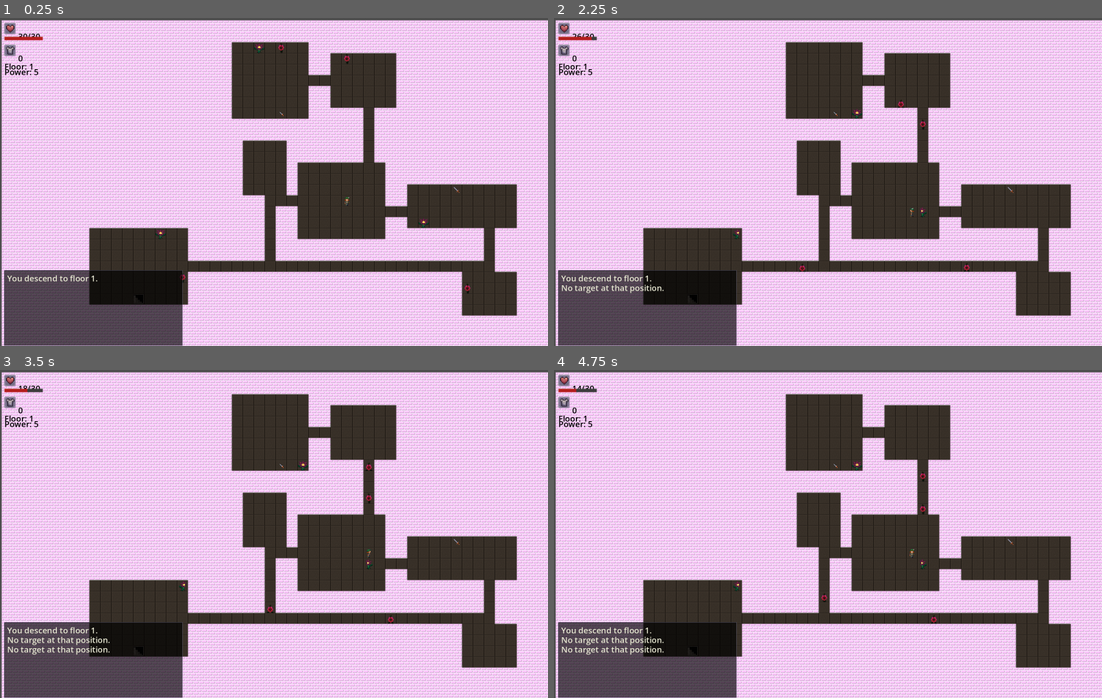
Above: before the commit, frames 1-4 (two rows, left to right).
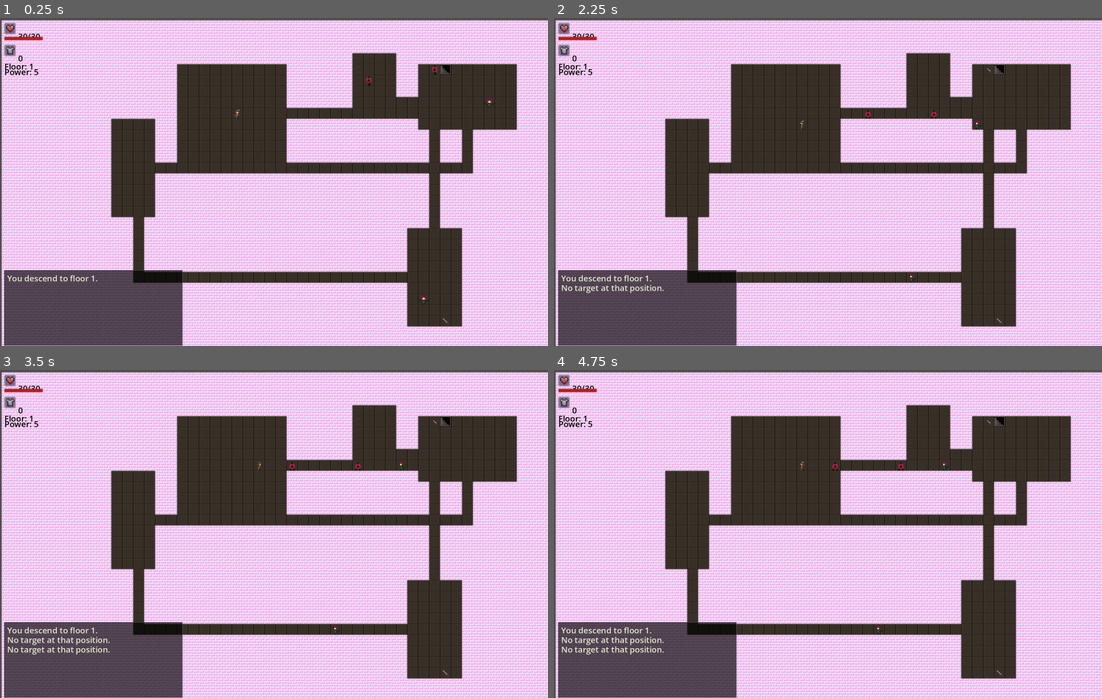
Above: after the commit, the same moments.

Repository: familiefedke-lang/rogueodot
Game: Godot game, scene res://scenes/main.tscn
The game is run twice, just before and just after one commit, with the same random seed, the same clock (stepped at 60 frames per second) and the same inputs.
Inputs (mouse positions are in pixels of both pictures, inside the frame that each line leads up to):
- Up to frame 1 (0.25 s): no input
- Up to frame 2 (2.25 s): tap Enter at 0.5, 2 s; move the mouse to (948, 165) at 0.52 s; hold Right 0.53-1.28 s; tap K at 0.6 s; click (948, 165) at 0.67 s; tap Space at 1.25 s; move the mouse to (718, 198) at 1.27 s; hold Down 1.28-2.03 s; tap J at 1.35 s; move the mouse to (882, 109) at 2.02 s; hold Right from 2.03 s (still down); tap H at 2.1 s
- Up to frame 3 (3.5 s): tap Space at 2.75 s; move the mouse to (246, 599) at 2.77 s; release Right at 2.78 s; hold Up from 2.78 s (still down); tap L at 2.85 s; click (246, 599) at 2.92 s
- Up to frame 4 (4.75 s): tap Enter at 3.5 s; move the mouse to (992, 583) at 3.52 s; release Up at 3.53 s; hold Left from 3.53 s (still down); tap Q at 3.6 s; tap Space at 4.25 s; move the mouse to (663, 484) at 4.27 s; tap E at 4.35 s

The runs differ from the first frame. In frame 1, 33% of the frame differs, in the area x 16-95%, y 7-95%; in frame 2, 33%; in frame 3, 33%, in the area x 3-95%, y 4-95%; in frame 4, 33%.

Commit message:
Fix Godot identifier errors: add preloads in GameEngine.gd and fix duplicate engine init in Game.gd
Co-authored-by: familiefedke-lang <252823838+familiefedke-lang@users.noreply.github.com>

Diff:
--- a/scripts/Game.gd
+++ b/scripts/Game.gd
@@ -37,8 +37,6 @@
 	game_engine = GameEngine.new(animation_db, items_db, enemies_db)
 	game_engine.set_renderer(renderer)  # Enable visual feedback
 	game_engine.new_game()
-	game_engine = GameEngine.new(animation_db, items_db, enemies_db)
-	game_engine.new_game()
 
 	# ── Input handler ─────────────────────────────────────────────────────────
 	input_handler = InputHandler.new()
--- a/scripts/GameEngine.gd
+++ b/scripts/GameEngine.gd
@@ -13,6 +13,10 @@
 
 class_name GameEngine
 extends RefCounted
+
+const Fighter = preload("res://scripts/ecs/components/Fighter.gd")
+const SpriteComponent = preload("res://scripts/ecs/components/SpriteComponent.gd")
+const RangedAttackComponent = preload("res://scripts/ecs/components/RangedAttackComponent.gd")
 
 const MAX_MESSAGES: int = 200
 
